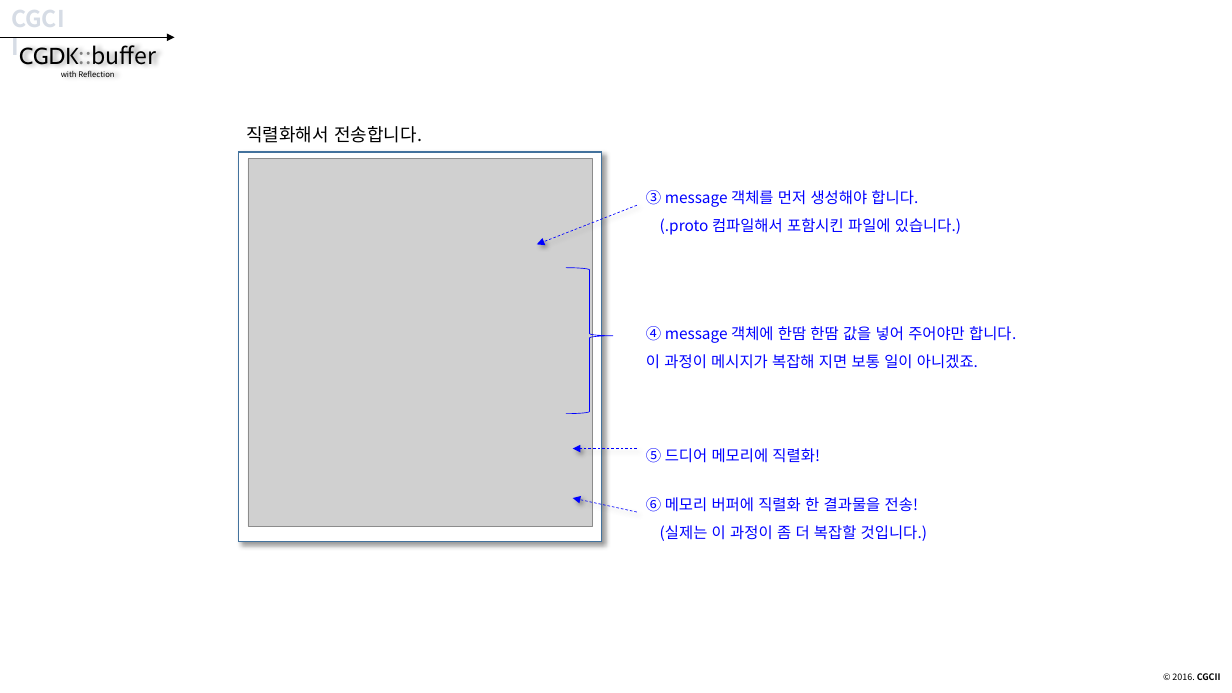
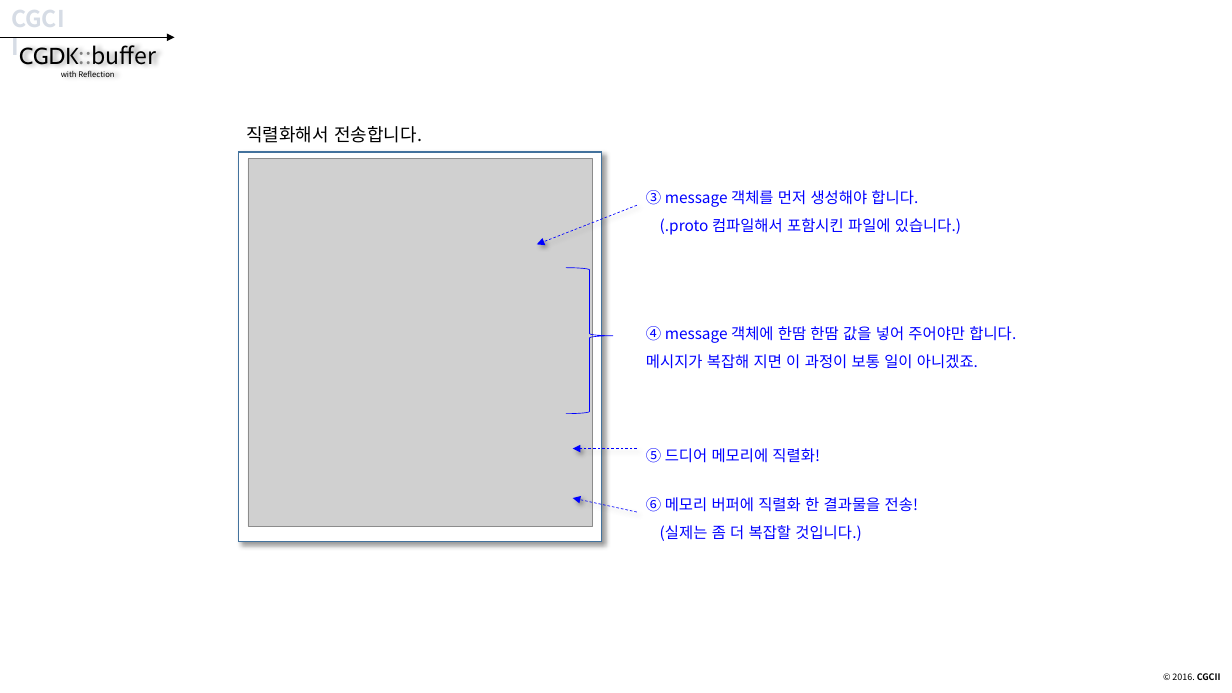
Before and after one commit to CGLabs/CGDK.buffer, a slide deck: slide 66 of C++/document/intruduce_CGDK.buffer.pptx. Drawn at 1232x693 pixels with LibreOffice and Linux fonts; fonts in the diff are those of the drawing; grey boxes stand for pictures. Boxes give left, top, right and bottom in pixels: in the first picture for what was removed or moved away, otherwise in the second. Text is boxed around its words. In the diff, an @@ line names an element or a change of style, - is before the commit and + after.

```diff
--- a/C++/document/intruduce_CGDK.buffer.pptx
+++ b/C++/document/intruduce_CGDK.buffer.pptx
@@ text at [646, 354, 978, 369]: text changed @@
-이 과정이 메시지가 복잡해 지면 보통 일이 아니겠죠.
+메시지가 복잡해 지면 이 과정이 보통 일이 아니겠죠.
@@ text at [646, 497, 918, 541]: text changed @@
-⑥ 메모리 버퍼에 직렬화 한 결과물을 전송!
-(실제는 이 과정이 좀 더 복잡할 것입니다.)
+⑥ 메모리 버퍼에 직렬화 한 결과물을 전송!
+(실제는 좀 더 복잡할 것입니다.)
```
Also in this commit, not shown: 30 other slides changed.
